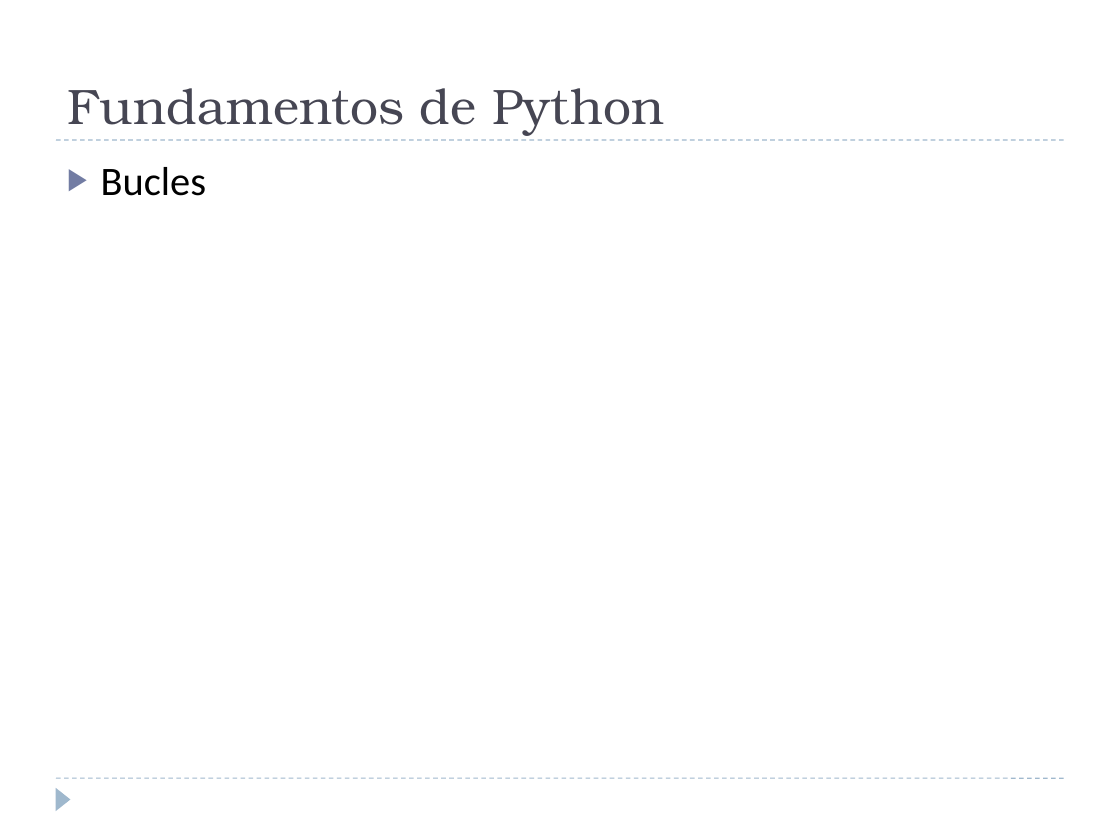
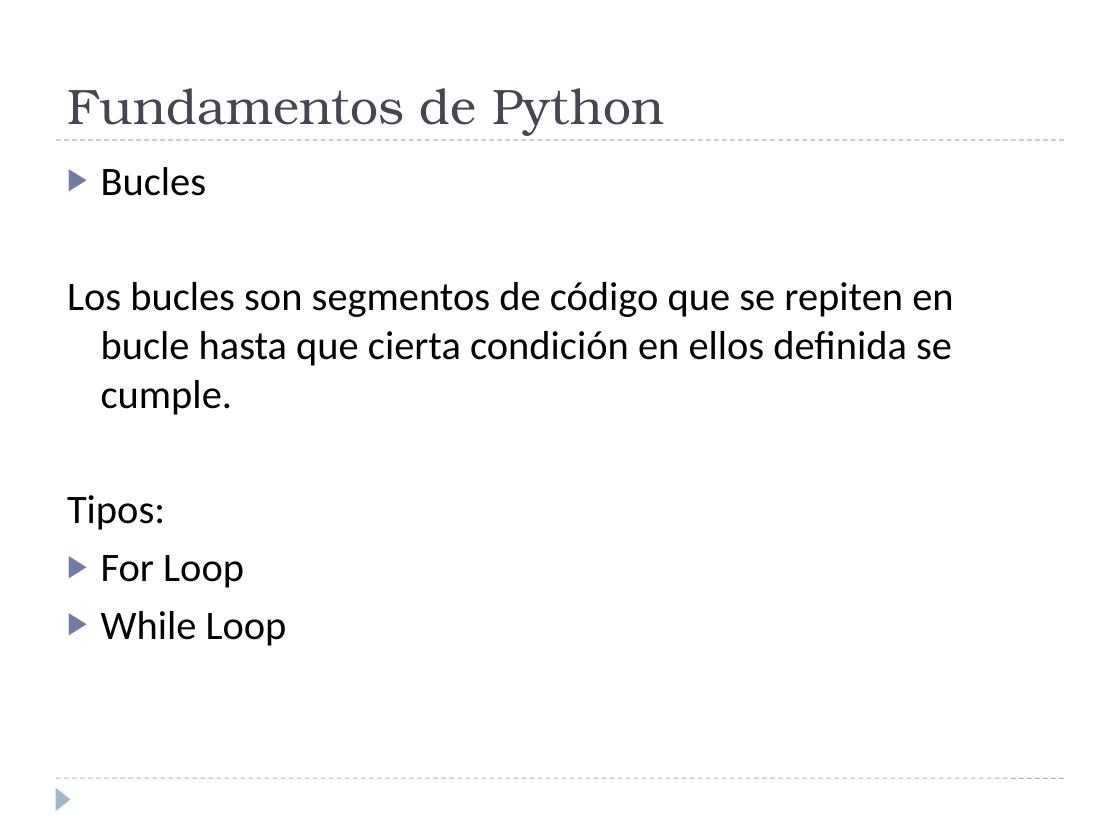
Before and after one commit to Kike-Ramirez/intro-py-td, a slide deck: slide 20 of docs/Python for TD Workshop - ROTOR.pptx. Drawn at 1120x840 pixels with LibreOffice and Linux fonts; fonts in the diff are those of the drawing. Boxes give left, top, right and bottom in pixels: in the first picture for what was removed or moved away, otherwise in the second. Text is boxed around its words. In the diff, an @@ line names an element or a change of style, - is before the commit and + after.

```diff
--- a/docs/Python for TD Workshop - ROTOR.pptx
+++ b/docs/Python for TD Workshop - ROTOR.pptx
@@ text at (67, 282, 953, 646): paragraphs added @@
+Los bucles son segmentos de código que se repiten en bucle hasta que cierta condición en ellos definida se cumple.
+Tipos:
+▶ For Loop
+▶ While Loop
```
Also in this commit, not shown: 2 other slides changed, 10 other files.
